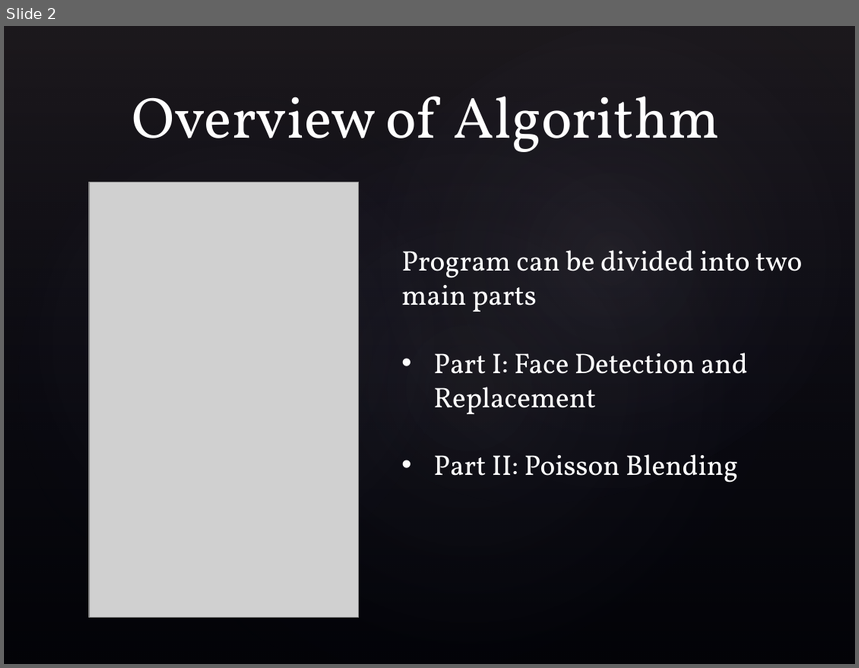
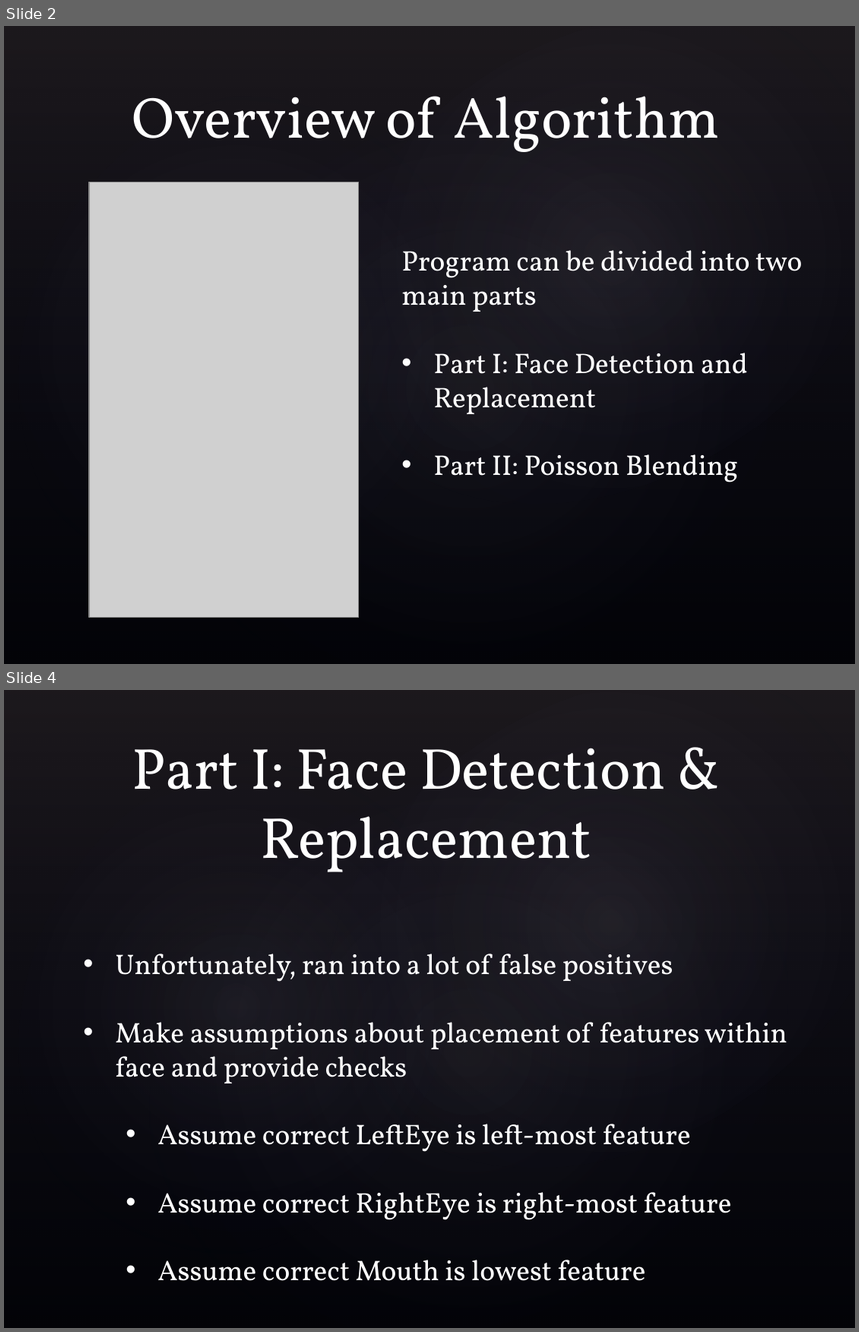
Before and after one commit to rarietta/FaceReplacement, a slide deck: FinalReport/Automatic Face Detection & Replacement Slideshow.pptx. Shown one above the other, each under a label of ours: slide 2 before the commit, slides 2 and 4 after it; the slides between them are not shown. The pictures are 859x668 and 859x1332 pixels, drawn with LibreOffice and Linux fonts; fonts in the diff are those of the drawing; grey boxes stand for pictures; background and template pictures are left out. Boxes give left, top, right and bottom in pixels: in the first picture for what was removed or moved away, otherwise in the second. Text is boxed around its words. In the diff, an @@ line names an element or a change of style, - is before the commit and + after.

Commit message:
Update face detection slides.

```diff
--- a/FinalReport/Automatic Face Detection & Replacement Slideshow.pptx
+++ b/FinalReport/Automatic Face Detection & Replacement Slideshow.pptx
@@ slide 4 added at bbox=[4, 690, 855, 1328], background picture (left out); not listed: 4 template elements that a slide beside it also shows @@
@@ title added at bbox=[132, 748, 666, 872], 49 pt, text #FFFFFF @@
+Part I: Face Detection & Replacement
@@ text added at bbox=[115, 954, 788, 1281], 24 pt, text #FFFFFF @@
+• Unfortunately, ran into a lot of false positives
+• Make assumptions about placement of features within face and provide checks
+  • Assume correct LeftEye is left-most feature
+  • Assume correct RightEye is right-most feature
+  • Assume correct Mouth is lowest feature
```
Also in this commit, not shown: 10 other slides added, 3 slides removed, 15 other files.
